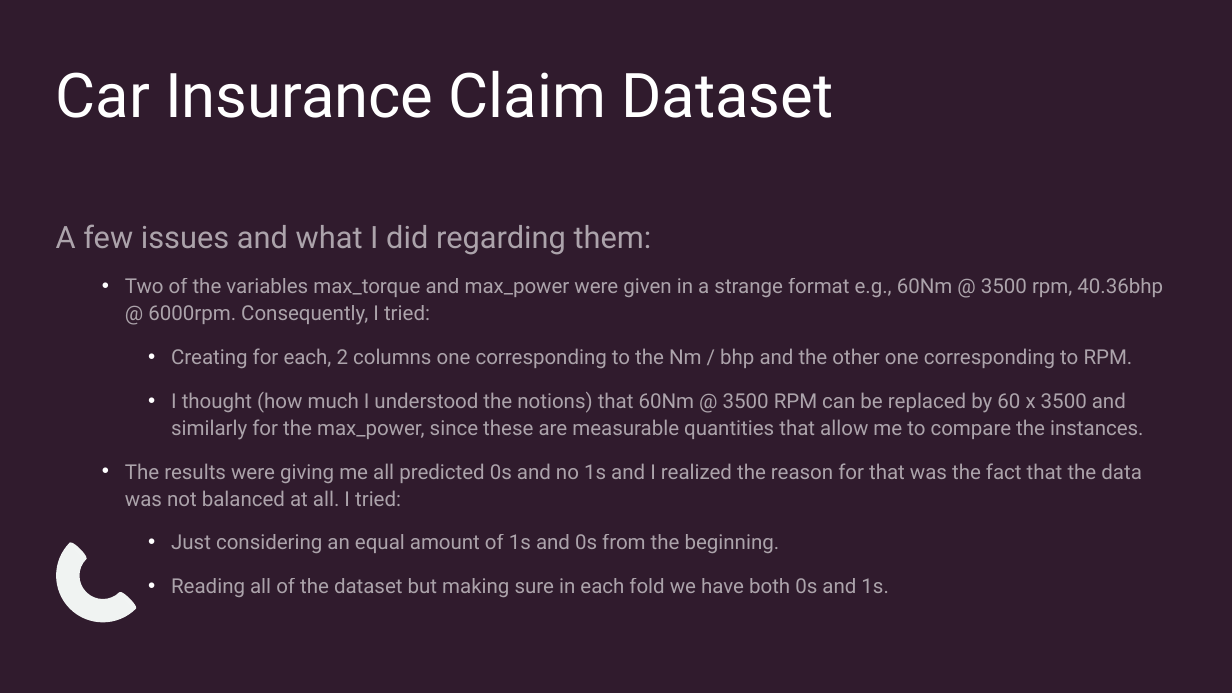
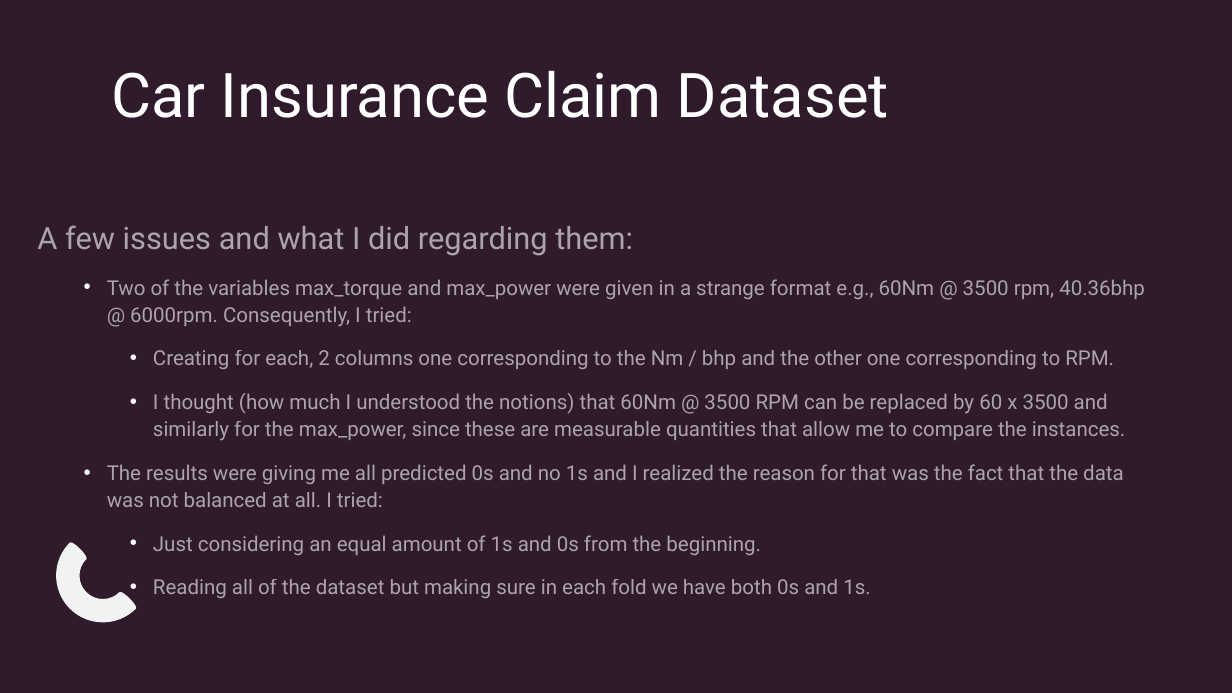
Before and after one commit to irisroatis/phd_year1_code_term2, a slide deck: slide 5 of ppt meetings/May 2023/Presentation2.pptx. Drawn at 1232x693 pixels with LibreOffice and Linux fonts; fonts in the diff are those of the drawing. Boxes give left, top, right and bottom in pixels: in the first picture for what was removed or moved away, otherwise in the second. Text is boxed around its words. In the diff, an @@ line names an element or a change of style, - is before the commit and + after.

Commit message:
update_datasets

```diff
--- a/ppt meetings/May 2023/Presentation2.pptx
+++ b/ppt meetings/May 2023/Presentation2.pptx
@@ title "Car Insurance Claim Dataset": place and size @@
-title "Car Insurance Claim Dataset" at (56, 70, 833, 118)
+title "Car Insurance Claim Dataset" at (111, 70, 889, 118)
@@ text at (37, 225, 633, 256): indent changed @@
@@ text "A few issues and what ...": place and size @@
-text "A few issues and what ..." at (56, 224, 1163, 597)
+text "A few issues and what ..." at (37, 225, 1145, 598)
```
Also in this commit, not shown: 13 other slides changed, 12 other files.
